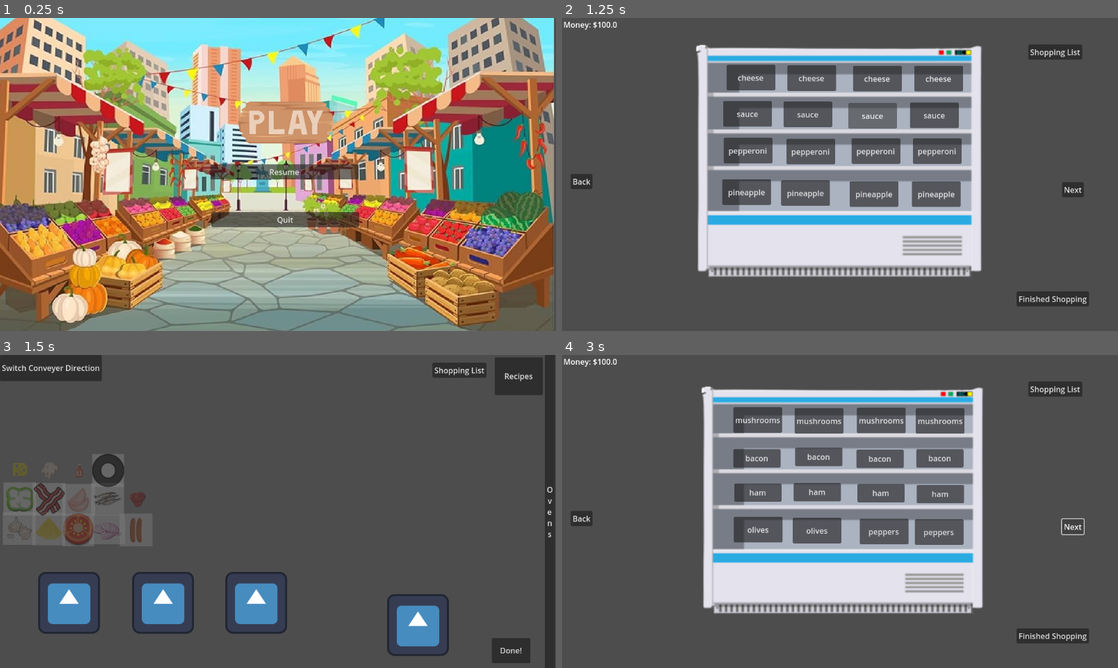
Above: before the commit, frames 1-4 (two rows, left to right).
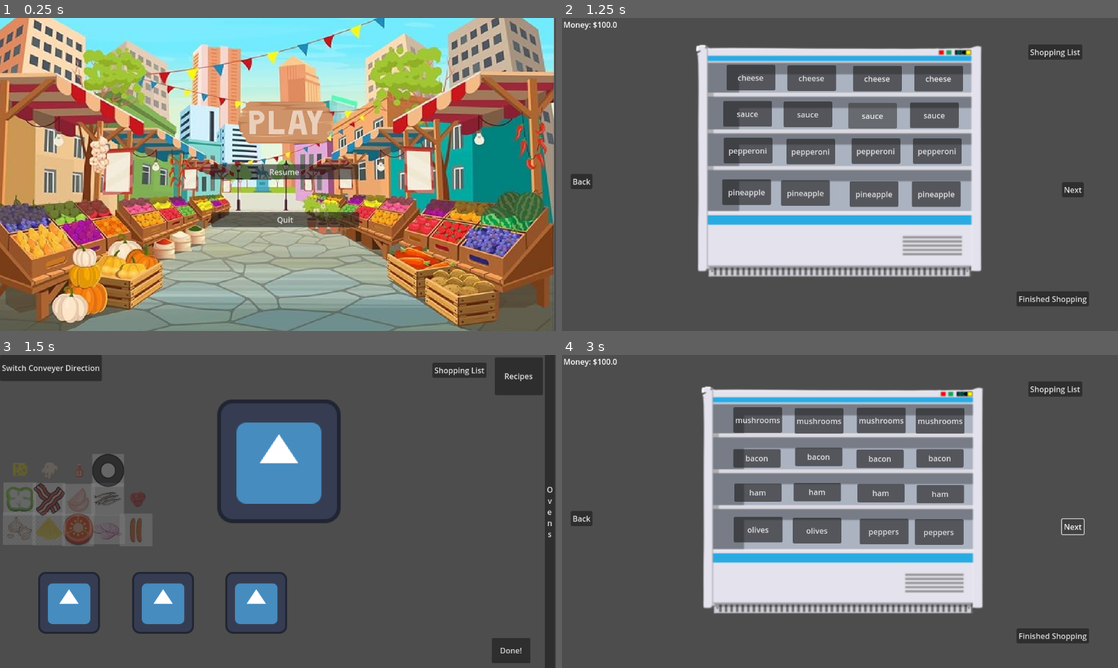
Above: after the commit, the same moments.

Repository: Leone2004/LandLockedLigersGame
Game: Godot game, scene res://Scenes/mainmenu.tscn
The game is run twice, just before and just after one commit, with the same random seed, the same clock (stepped at 60 frames per second) and the same inputs. The engine's default icon, where the game draws it, is replaced by a stand-in: a white triangle on a blue panel in a dark square.
Inputs (mouse positions are in pixels of both pictures, inside the frame that each line leads up to):
- Up to frame 1 (0.25 s): no input
- Up to frame 2 (1.25 s): click (845, 121) at 0.5 s
- Up to frame 3 (1.5 s): click "Finished Shopping" at 1.25 s
- Up to frame 4 (3 s): click "Done!" at 2 s; click "Next" at 2.75 s

Frames 1-2 are identical in both runs. In frame 3, 6.3% of the frame differs, in the area x 39-81%, y 14-97%; in frame 4, nothing differs.

Commit message:
Adjusted the customer

Diff:
--- a/cookingupsuccessgame/Scenes/cooking.tscn
+++ b/cookingupsuccessgame/Scenes/cooking.tscn
@@ -164,7 +164,8 @@
 position = Vector2(-35, -142)
 
 [node name="sell_area" parent="." instance=ExtResource("3_kqqjs")]
-position = Vector2(300, -96)
+position = Vector2(12, -435)
+scale = Vector2(2, 2)
 script = ExtResource("5_7w5j8")
 
 [node name="ShoppingListScene" parent="." instance=ExtResource("5_iv1kd")]
